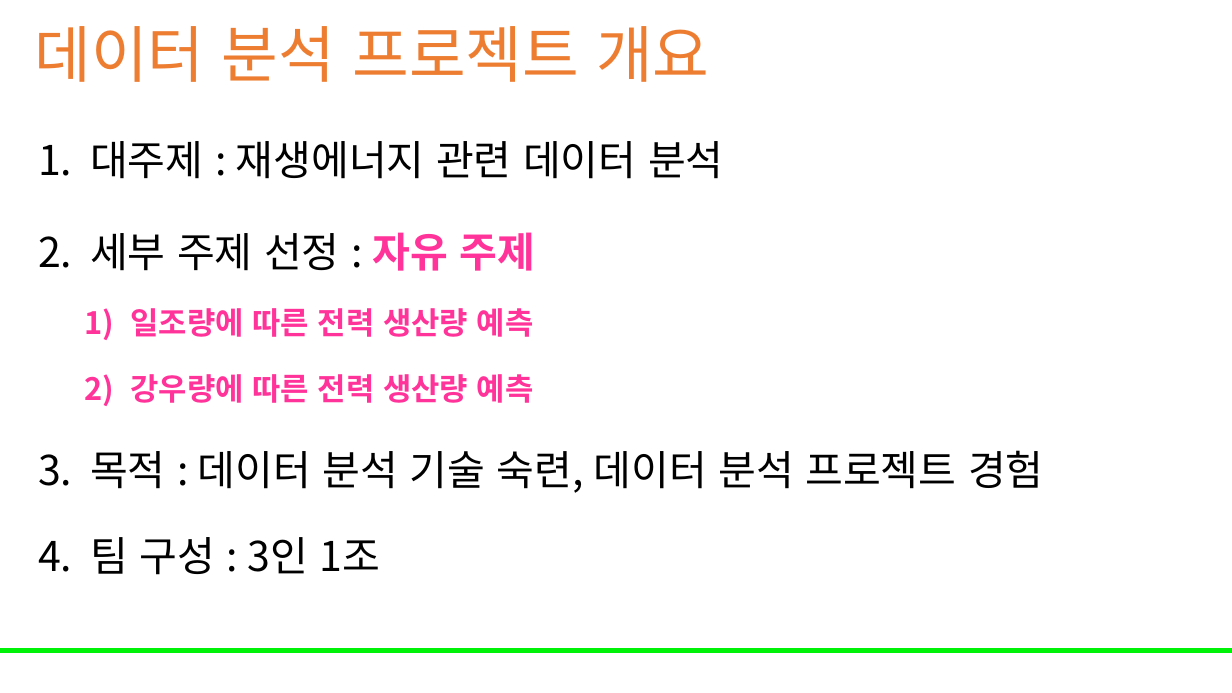
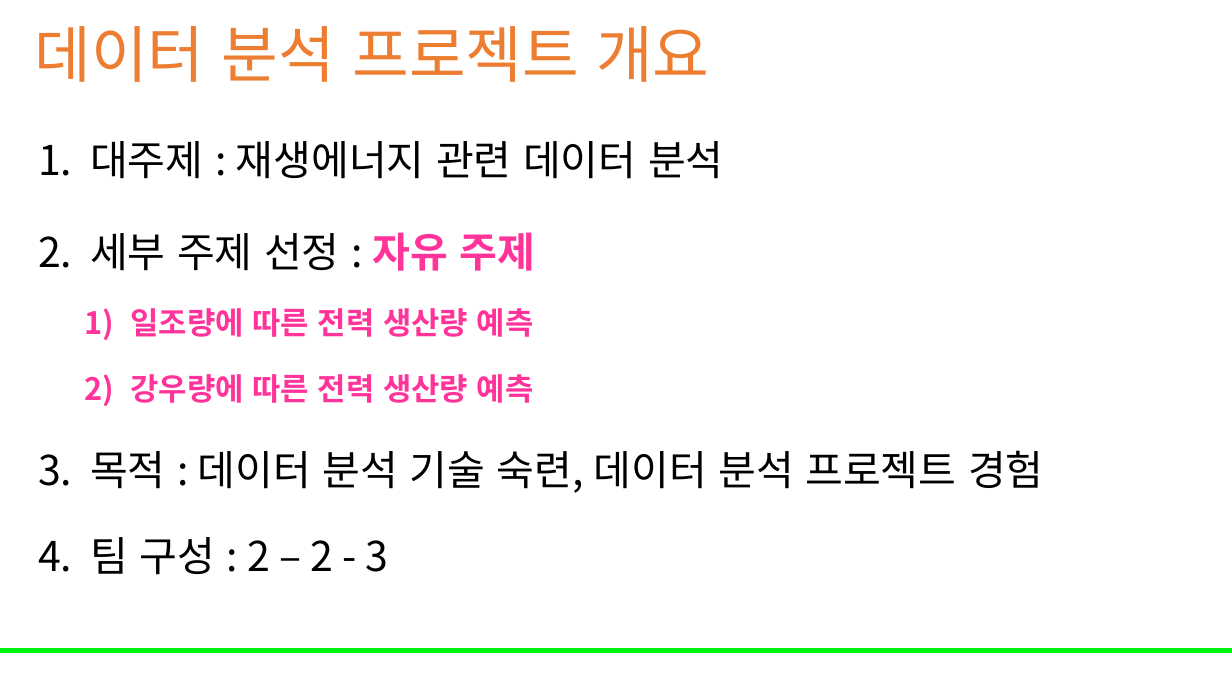
Before and after one commit to Leader-Lesson/KDT_RE_5th, a slide deck: slide 2 of material/3_데이터분석/11_데이터분석프로젝트.pptx. Drawn at 1232x693 pixels with LibreOffice and Linux fonts; fonts in the diff are those of the drawing; background and template pictures are left out. Boxes give left, top, right and bottom in pixels: in the first picture for what was removed or moved away, otherwise in the second. Text is boxed around its words. In the diff, an @@ line names an element or a change of style, - is before the commit and + after.

```diff
--- a/material/3_데이터분석/11_데이터분석프로젝트.pptx
+++ b/material/3_데이터분석/11_데이터분석프로젝트.pptx
@@ text at (x1=90, y1=537, x2=389, y2=575): text changed @@
-4. 팀 구성 : 3인 1조
+4. 팀 구성 : 2 – 2 - 3
```
Also in this commit, not shown: 1 other slide changed, 1 other file.
